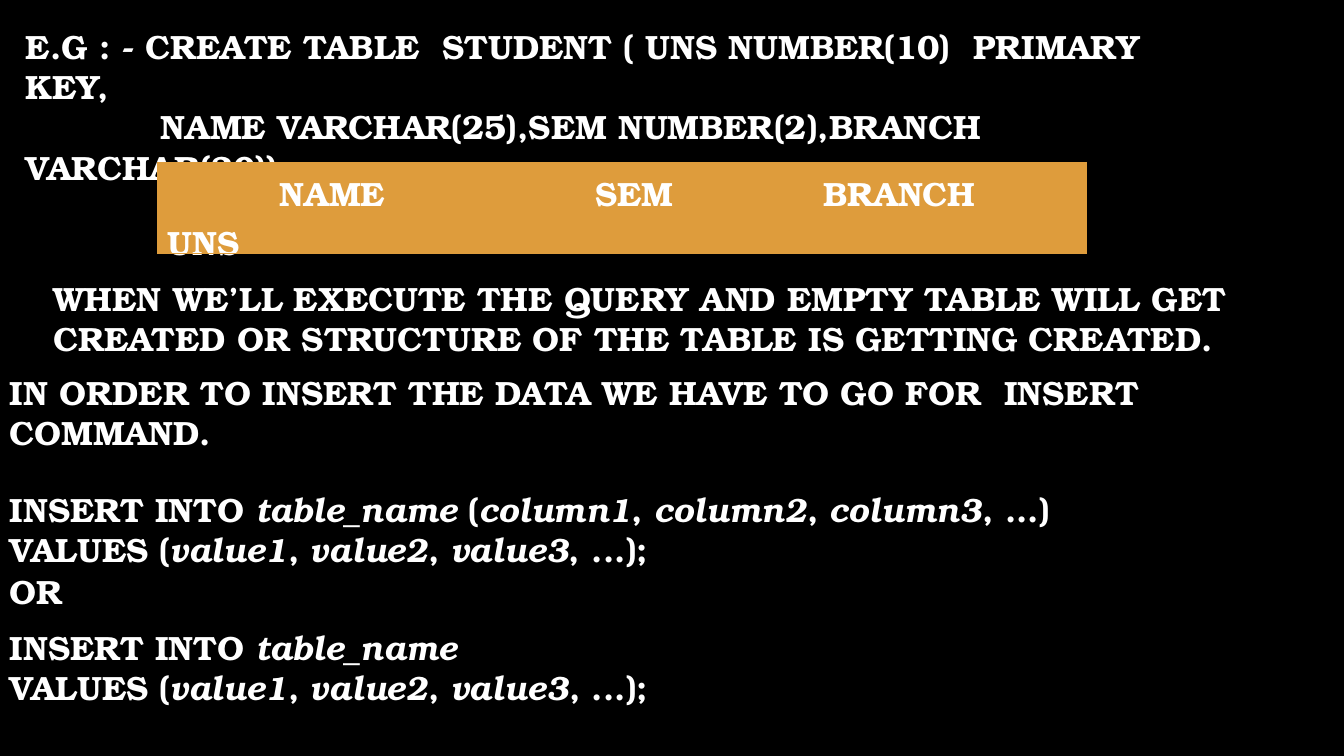
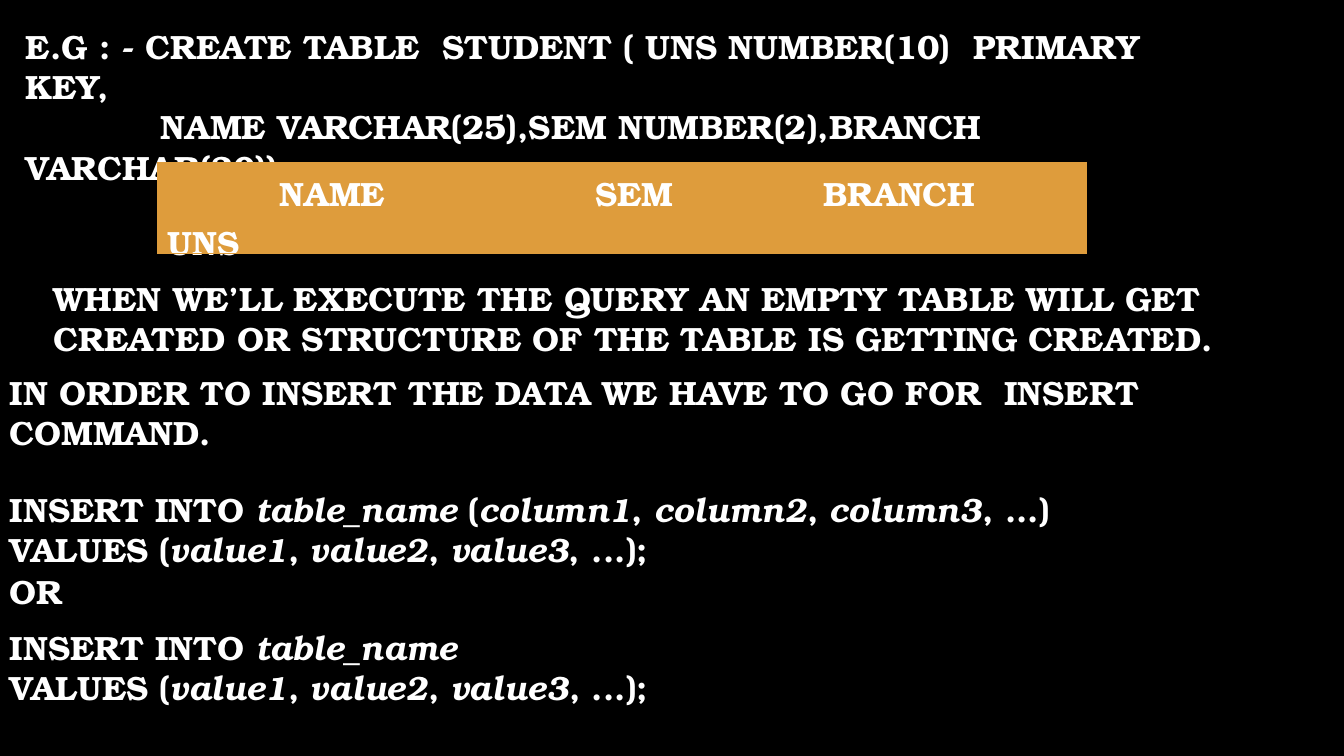
Before and after one commit to ankurverma99/Democmd, a slide deck: slide 86 of ANKUR(SQL).pptx. Drawn at 1344x756 pixels with LibreOffice and Linux fonts; fonts in the diff are those of the drawing; background and template pictures are left out. Boxes give left, top, right and bottom in pixels: in the first picture for what was removed or moved away, otherwise in the second. Text is boxed around its words. In the diff, an @@ line names an element or a change of style, - is before the commit and + after.

```diff
--- a/ANKUR(SQL).pptx
+++ b/ANKUR(SQL).pptx
@@ text at <box>53,287,1213,352</box>: text changed @@
-WHEN WE’LL EXECUTE THE QUERY AND EMPTY TABLE WILL GET CREATED OR STRUCTURE OF THE TABLE IS GETTING CREATED.
+WHEN WE’LL EXECUTE THE QUERY AN EMPTY TABLE WILL GET CREATED OR STRUCTURE OF THE TABLE IS GETTING CREATED.
```
Also in this commit, not shown: 2 other files.
